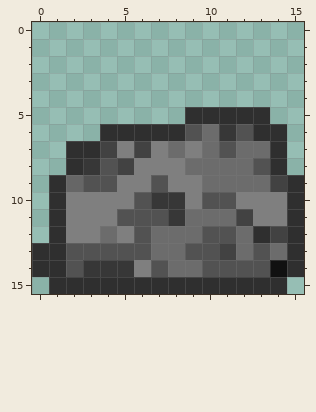
Edited in one commit: pixel-art sprite (public/images/ui/inventory/inv_rock.png). The first picture shows the starting point.
The file is 32x32 pixels, drawn in blocks of 2x2; one block is one cell here. Colours within 5 levels of each other are drawn and written as one.
Once edited:
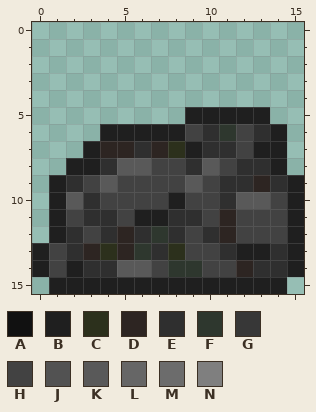
Palette (. is transparent): A #111111  B #1f1f1f  C #2c301c  D #2d2522  E #2f2f2f  F #2e372e  G #373737  H #424242  J #525252  K #595959  L #666666  M #6c6c6c  N #7f7f7f
From the commit log: Iron and rock inv img updated
Diff:
Changed rows in their new state; - is an unchanged pixel.
first column x 0:
 5 ---------BBBBB--
 6 ----BBBBBHEFH-B-
 7 --.BDDEDCBEEHBB-
 8 --BBEKKHHEKHEEB-
 9 -BEHKHHHHKHEEDEB
10 -BKEHHHHBHHEKKHB
11 -BHEEHBBEEHD-HHB
12 -BEHEDEFEHEDHH-B
13 BHEDCDFECHHEBBEB
14 BHBEEKKHFFHHDEEB
15 -BBBBBBBBBBBBBB-
